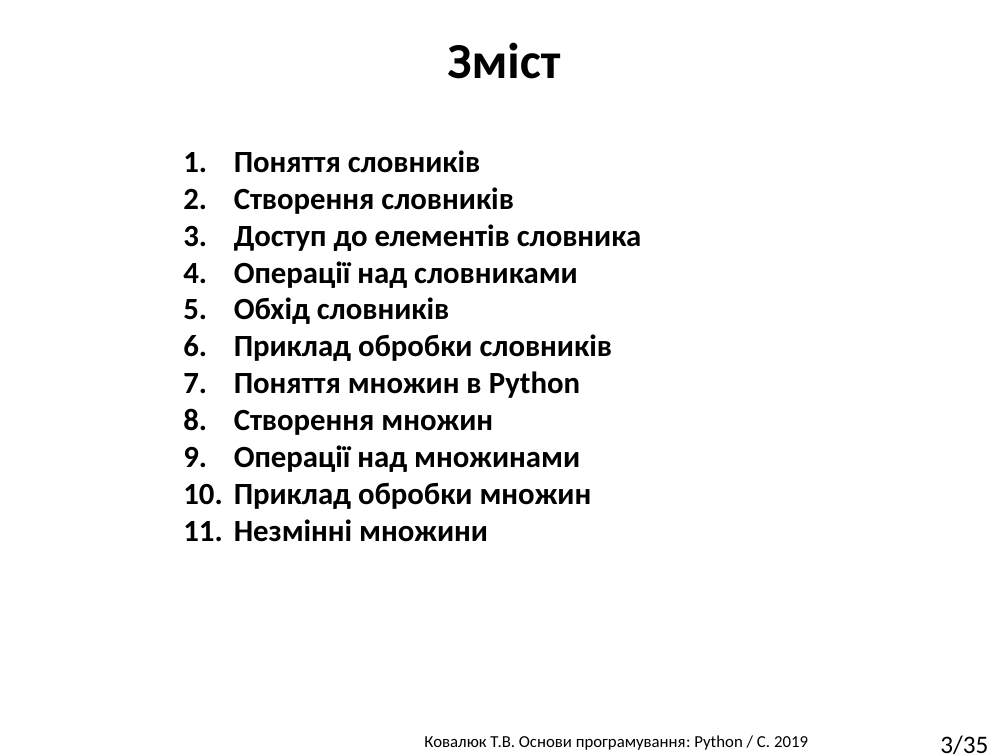
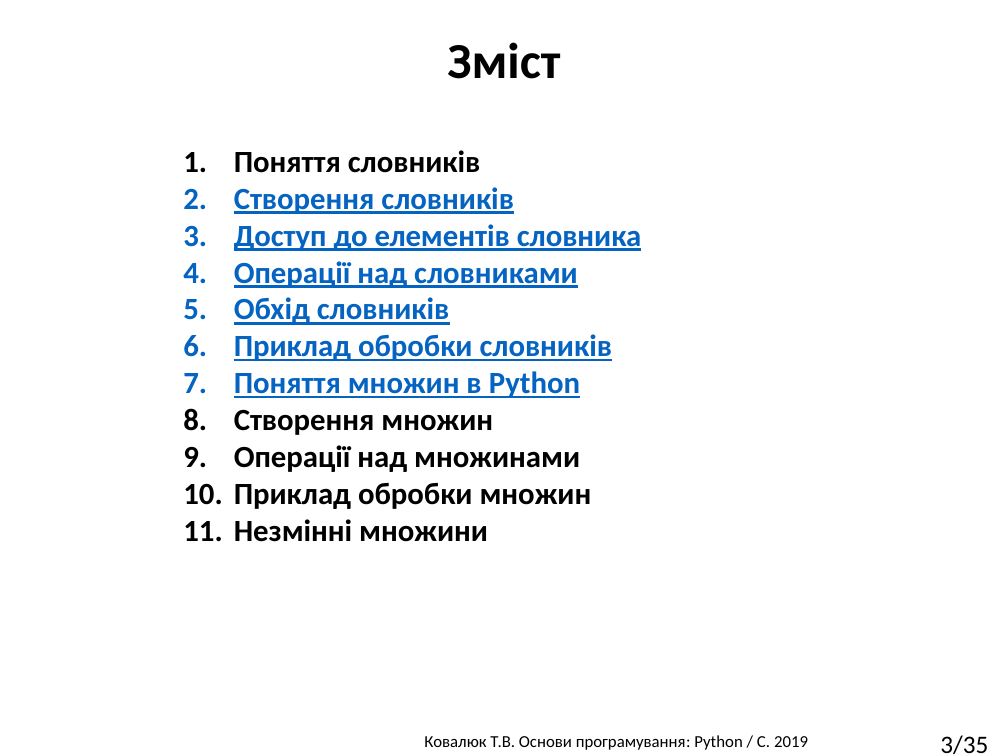
Before and after one commit to tkovalyuk/Basics-of-programming, a slide deck: slide 3 of lec10_python_Dictionaries+Set.pptx. Drawn at 1008x756 pixels with LibreOffice and Linux fonts; fonts in the diff are those of the drawing; background and template pictures are left out. Boxes give left, top, right and bottom in pixels: in the first picture for what was removed or moved away, otherwise in the second. Text is boxed around its words. In the diff, an @@ line names an element or a change of style, - is before the commit and + after.

```diff
--- a/lec10_python_Dictionaries+Set.pptx
+++ b/lec10_python_Dictionaries+Set.pptx
@@ text at (234, 187, 642, 398): text colour #000000 to #0563C1, underline on in "Створення словників", "Доступ до елементів словника", "Операції над словниками", "Обхід словників" and 2 more places @@
```
Also in this commit, not shown: 4 other slides changed, 5 slides added.
